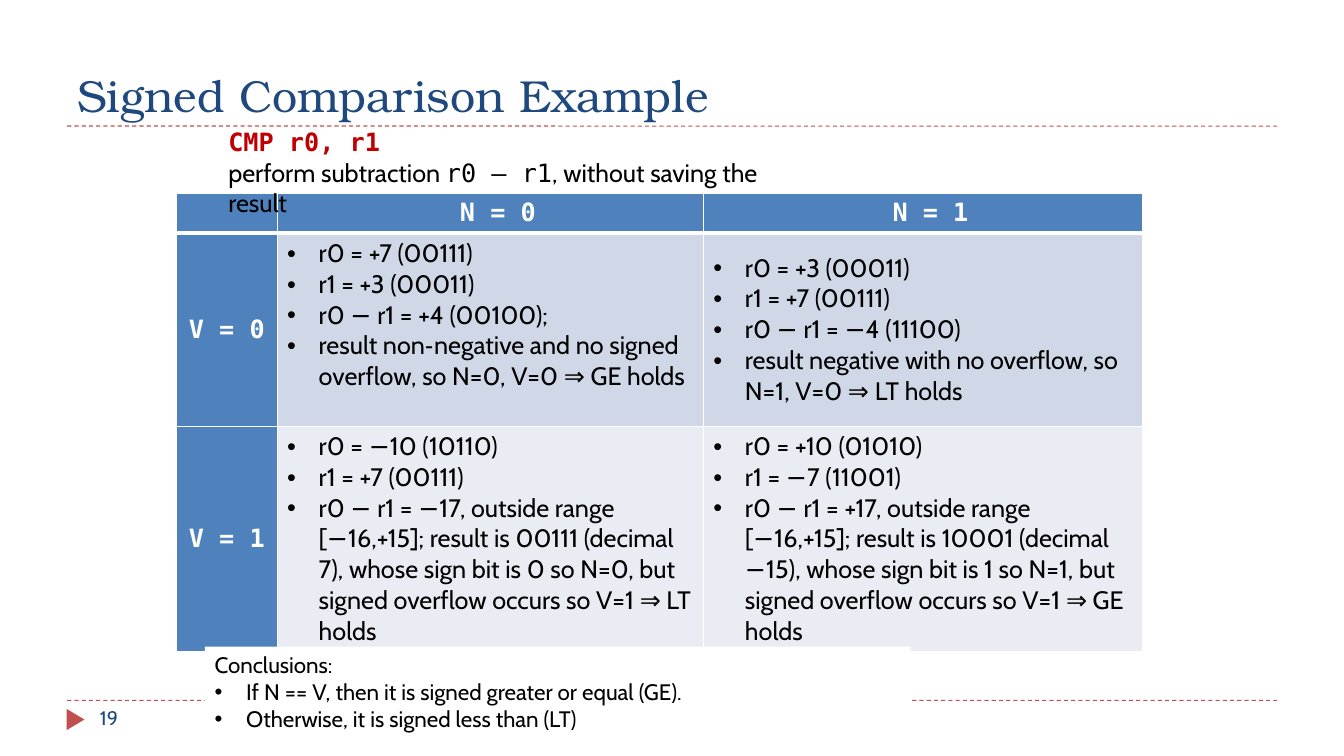
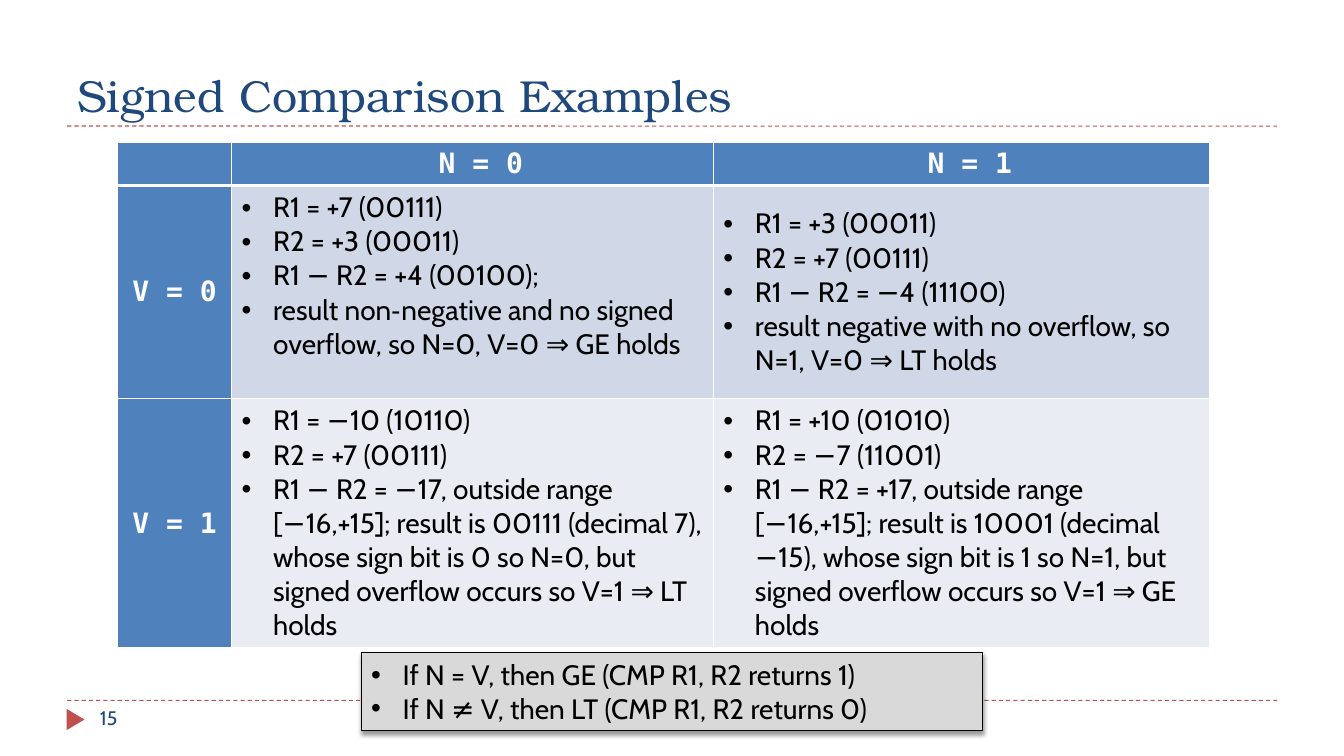
Before and after one commit to guhofstra/CSC111Fa25, a slide deck: slide 15 of PPTs/Ch6_ARM_Control_Flow.pptx (slide 19 before the commit). Drawn at 1344x756 pixels with LibreOffice and Linux fonts; fonts in the diff are those of the drawing. Boxes give left, top, right and bottom in pixels: in the first picture for what was removed or moved away, otherwise in the second. Text is boxed around its words. In the diff, an @@ line names an element or a change of style, - is before the commit and + after.

```diff
--- a/PPTs/Ch6_ARM_Control_Flow.pptx
+++ b/PPTs/Ch6_ARM_Control_Flow.pptx
@@ title at (x1=77, y1=80, x2=732, y2=122): text changed @@
-Signed Comparison Example
+Signed Comparison Examples
@@ table at (x1=118, y1=143, x2=1210, y2=644) @@
-row 2, column 2: r0 = +7 (00111) / r1 = +3 (00011) / r0 − r1 = +4 (00100); / result non‑negative and no signed overflow, so N=0, V=0 ⇒ GE holds
+row 2, column 2: R1 = +7 (00111) / R2 = +3 (00011) / R1 − R2 = +4 (00100); / result non‑negative and no signed overflow, so N=0, V=0 ⇒ GE holds
-row 2, column 3: r0 = +3 (00011) / r1 = +7 (00111) / r0 − r1 = −4 (11100) / result negative with no overflow, so N=1, V=0 ⇒ LT holds
+row 2, column 3: R1 = +3 (00011) / R2 = +7 (00111) / R1 − R2 = −4 (11100) / result negative with no overflow, so N=1, V=0 ⇒ LT holds
-row 3, column 2: r0 = −10 (10110) / r1 = +7 (00111) / r0 − r1 = −17, outside range [−16,+15]; result is 00111 (decimal 7), whose sign bit is 0 so N=0, but signed overflow occurs so V=1 ⇒ LT holds
+row 3, column 2: R1 = −10 (10110) / R2 = +7 (00111) / R1 − R2 = −17, outside range [−16,+15]; result is 00111 (decimal 7), whose sign bit is 0 so N=0, but signed overflow occurs so V=1 ⇒ LT holds
-row 3, column 3: r0 = +10 (01010) / r1 = −7 (11001) / r0 − r1 = +17, outside range [−16,+15]; result is 10001 (decimal −15), whose sign bit is 1 so N=1, but signed overflow occurs so V=1 ⇒ GE holds
+row 3, column 3: R1 = +10 (01010) / R2 = −7 (11001) / R1 − R2 = +17, outside range [−16,+15]; result is 10001 (decimal −15), whose sign bit is 1 so N=1, but signed overflow occurs so V=1 ⇒ GE holds
@@ size 18 to 20 pt in "N = 0", "N = 1", "V = 0", "V = 1" @@
@@ table resized from (x1=176, y1=194, x2=1142, y2=647) to (x1=118, y1=143, x2=1210, y2=644) @@
@@ text removed at (x1=228, y1=132, x2=757, y2=188) @@
-CMP r0, r1
-perform subtraction r0 – r1, without saving the result
@@ rectangle removed at (x1=205, y1=647, x2=910, y2=742) @@
-Conclusions:
-• If N == V, then it is signed greater or equal (GE).
-• Otherwise, it is signed less than (LT)
@@ rectangle added at (x1=361, y1=653, x2=983, y2=731), fill #D9D9D9, outline #000000 0.75 pt, 20 pt, text #000000 @@
+• If N = V, then GE (CMP R1, R2 returns 1)
+• If N ≠ V, then LT (CMP R1, R2 returns 0)
@@ page number at (x1=100, y1=711, x2=118, y2=726): text changed @@
-19
+15
```
Also in this commit, not shown: 8 other slides changed, 1 slide added, 3 slides removed, 9 other files.
